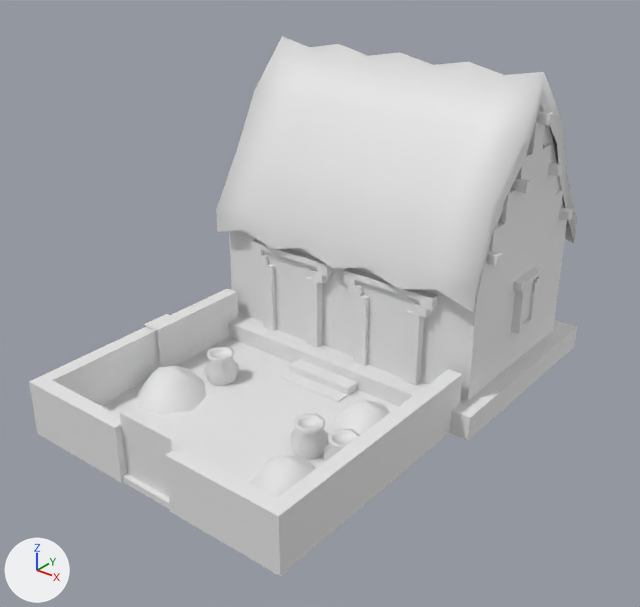
The COLLADA model art/meshes/structural/tiwanaku/corral.dae: old version first, new version second.
Both versions are drawn from a camera (50 mm lens) standing at (17.6, -25.1, 17.1) and looking at (-0.4, -2.6, 3.1). Arrows for +X, +Y and +Z are at lower left; the lights stay in place. Where no turn or scale is listed for an object, it has been applied to the vertices.

The older version as bpy lines, for what is in view:
```python
me_esfera_007 = bpy.data.meshes.new('Esfera.007')
me_esfera_007.from_pydata(...)  # 1231 vertices, 1888 faces; spans x -6.2..6.0, y -11.4..5.8, z -0.1..11.4
me_esfera_007.materials.append(mat_texturas_tiahuanaco)  # its picture is missing
ob_corral = bpy.data.objects.new('corral', me_esfera_007)
ob_corral.location = (0.0, 0.0, 0.0)
```
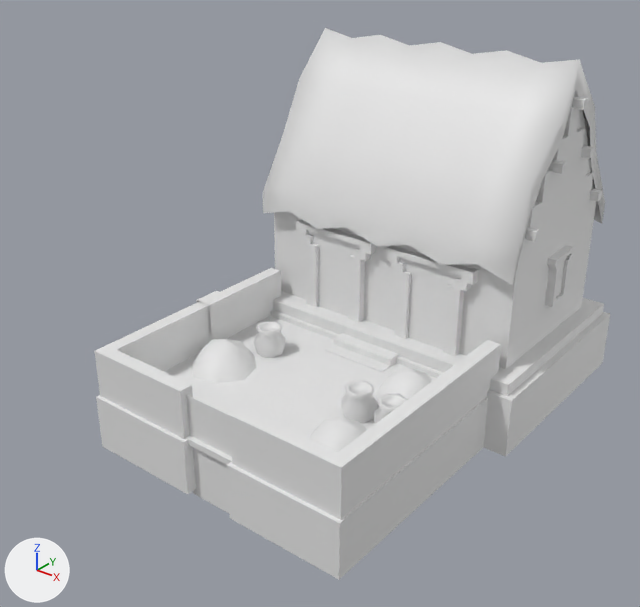
Pixel boxes [x1, y1, x2, y2] of what changed, in the pictures (640 x 607 px; the box of a moved part takes in the faces that stretch with it):
'corral', reshaped
    before: [29, 36, 577, 576]
    after: [94, 28, 610, 580]
part 1 of me_esfera_007, moved or reshaped
    before: [280, 359, 357, 402]
    after: [325, 333, 399, 372]
part 2 of me_esfera_007, moved or reshaped
    before: [229, 122, 567, 400]
    after: [274, 106, 596, 369]
part 3 of me_esfera_007, moved or reshaped
    before: [344, 268, 438, 386]
    after: [387, 246, 478, 356]
part 4 of me_esfera_007, moved or reshaped
    before: [216, 36, 577, 312]
    after: [263, 28, 605, 285]
part 5 of me_esfera_007, moved or reshaped
    before: [511, 268, 542, 333]
    after: [545, 245, 574, 307]
part 6 of me_esfera_007, moved or reshaped
    before: [494, 104, 564, 227]
    after: [533, 90, 593, 205]
part 7 of me_esfera_007, moved or reshaped
    before: [29, 289, 238, 483]
    after: [94, 268, 281, 439]
part 8 of me_esfera_007, moved or reshaped
    before: [165, 369, 462, 576]
    after: [230, 340, 501, 520]
part 9 of me_esfera_007, moved or reshaped
    before: [101, 338, 399, 509]
    after: [164, 316, 436, 465]
part 10 of me_esfera_007, moved or reshaped
    before: [328, 400, 391, 435]
    after: [374, 369, 432, 407]
part 11 of me_esfera_007, moved or reshaped
    before: [324, 429, 360, 461]
    after: [374, 394, 407, 424]
part 12 of me_esfera_007, moved or reshaped
    before: [290, 414, 329, 459]
    after: [341, 381, 377, 423]
part 13 of me_esfera_007, moved or reshaped
    before: [249, 455, 316, 498]
    after: [308, 417, 367, 452]
part 14 of me_esfera_007, moved or reshaped
    before: [137, 366, 206, 414]
    after: [192, 338, 256, 383]
part 15 of me_esfera_007, moved or reshaped
    before: [204, 347, 239, 386]
    after: [254, 321, 286, 358]
part 16 of me_esfera_007, moved or reshaped
    before: [251, 239, 333, 347]
    after: [296, 220, 376, 322]
part 17 of me_esfera_007, moved or reshaped
    before: [536, 111, 554, 126]
    after: [571, 96, 588, 110]
part 18 of me_esfera_007, moved or reshaped
    before: [559, 207, 573, 221]
    after: [581, 145, 594, 159]
part 19 of me_esfera_007, moved or reshaped
    before: [486, 250, 502, 266]
    after: [589, 189, 602, 201]
part 20 of me_esfera_007, moved or reshaped
    before: [511, 178, 531, 194]
    after: [525, 227, 540, 242]
part 21 of me_esfera_007, added
    after: [186, 395, 232, 513]
part 22 of me_esfera_007, moved or reshaped
    before: [144, 314, 183, 365]
    after: [196, 291, 232, 338]
part 23 of me_esfera_007, rebuilt
    before: [228, 313, 577, 441]
    after: [273, 291, 604, 396]
part 24 of me_esfera_007, deleted
    before: [120, 412, 172, 497]

The change in detail:
me_esfera_007 is used by ob_corral; location (0.0, 0.0, 0.0).
me_esfera_007 had 1231 vertices, 1888 faces and spanned x -6.2..6.0, y -11.4..5.8, z -0.1..11.4.
me_esfera_007 now has 1263 vertices, 1928 faces and spans x -6.5..6.2, y -8.9..8.6, z -2.2..11.4.
me_esfera_007 part 1: the loose piece of 12 vertices spanning x -1.4..1.4, y -3.8..-2.6, z -0.1..0.5 is moved by (0.0, 2.7, 0.0).
me_esfera_007 part 2: the loose piece of 80 vertices spanning x -5.7..5.4, y -1.7..4.9, z 0.9..9.9 is moved by (0.0, 2.7, 0.0).
me_esfera_007 part 3: the loose piece of 113 vertices spanning x 0.2..3.9, y -2.0..-1.7, z 0.9..4.4 is moved by (0.0, 2.7, 0.0).
me_esfera_007 part 4: the loose piece of 91 vertices spanning x -5.9..5.5, y -2.2..5.4, z 4.5..11.4 is moved by (0.0, 2.7, 0.0).
me_esfera_007 part 5: the loose piece of 113 vertices spanning x 5.4..5.7, y 0.9..2.4, z 2.4..4.4 is moved by (0.0, 2.7, 0.0).
me_esfera_007 part 6: the loose piece of 14 vertices spanning x 5.2, y -1.7..4.9, z 5.1..10.8 is moved by (0.0, 2.7, 0.0).
me_esfera_007 part 7: the loose piece of 12 vertices spanning x -5.6..-1.3, y -11.4..-2.1, z 0.0..2.1 is moved by (0.0, 2.7, 0.0).
me_esfera_007 part 8: the loose piece of 12 vertices spanning x 0.9..5.3, y -11.4..-2.1, z 0.0..2.1 is moved by (0.0, 2.7, 0.0).
me_esfera_007 part 9: the loose piece of 8 vertices spanning x -5.2..4.9, y -11.3..-1.5, z 0.0..0.2 is moved by (0.0, 2.7, 0.0).
me_esfera_007 part 10: the loose piece of 17 vertices spanning x 1.8..4.5, y -6.0..-3.3, z 0.2..1.4 is moved by (0.0, 2.7, 0.0).
me_esfera_007 part 11: the loose piece of 49 vertices spanning x 3.1..4.5, y -7.3..-6.0, z 0.2..1.3 is moved by (0.0, 2.7, 0.0).
me_esfera_007 part 12: the loose piece of 49 vertices spanning x 1.7..3.1, y -7.3..-6.0, z 0.2..1.3 is moved by (0.0, 2.7, 0.0).
me_esfera_007 part 13: the loose piece of 17 vertices spanning x 1.8..4.5, y -10.0..-7.3, z 0.2..1.4 is moved by (0.0, 2.7, 0.0).
me_esfera_007 part 14: the loose piece of 17 vertices spanning x -5.0..-2.3, y -8.4..-5.7, z 0.2..1.4 is moved by (0.0, 2.7, 0.0).
me_esfera_007 part 15: the loose piece of 49 vertices spanning x -3.7..-2.3, y -5.8..-4.5, z 0.2..1.3 is moved by (0.0, 2.7, 0.0).
me_esfera_007 part 16: the loose piece of 113 vertices spanning x -4.2..-0.5, y -2.0..-1.7, z 0.9..4.4 is moved by (0.0, 2.7, 0.0).
me_esfera_007 part 17: the loose piece of 8 vertices spanning x -6.0..5.7, y 1.5..1.8, z 9.8..10.1 is moved by (0.0, 2.7, 0.0).
me_esfera_007 part 18: the loose piece of 8 vertices spanning x -6.0..5.7, y 4.1..4.4, z 5.8..6.1 is moved by (0.0, 1.3, 2.0).
me_esfera_007 part 19: the loose piece of 8 vertices spanning x -6.0..5.7, y -1.2..-0.9, z 5.8..6.1 is moved by (0.0, 8.0, 0.0).
me_esfera_007 part 20: the loose piece of 8 vertices spanning x -6.0..5.7, y 0.3..0.6, z 7.8..8.2 is moved by (0.0, 1.1, -2.0).
me_esfera_007 part 21: a new loose piece, a box spanning x -1.299..0.94, y -8.477..-8.446, z -2.191..1.798, in mat_texturas_tiahuanaco (its picture is missing).
me_esfera_007 part 22: the loose piece of 8 vertices spanning x -5.7..-5.0, y -6.4..-5.3, z 0.7..2.1 is moved by (0.0, 2.7, 0.0).
me_esfera_007 part 23: the loose piece of 8 vertices spanning x -6.2..6.0, y -2.6..5.8, z 0.0..0.9 is rebuilt with 8 vertices and now spans x -6.2..6.0, y 0.0..8.4, z 0.0..0.9.
me_esfera_007 part 24: the loose piece of 8 vertices spanning x -1.3..0.9, y -11.2..-11.1, z 0.0..2.5 is deleted.
me_esfera_007 part 25: 4 vertices removed from x -6.0..5.7, y 2.7, z 7.8..8.2; 36 vertices added at x -6.5..6.2, y -8.9..8.6, z -1.9..8.2.
